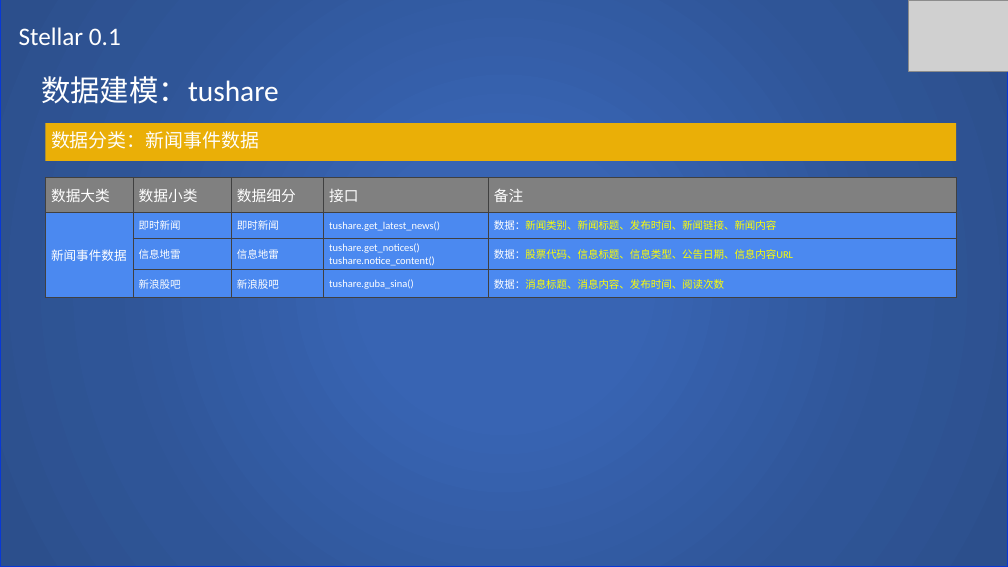
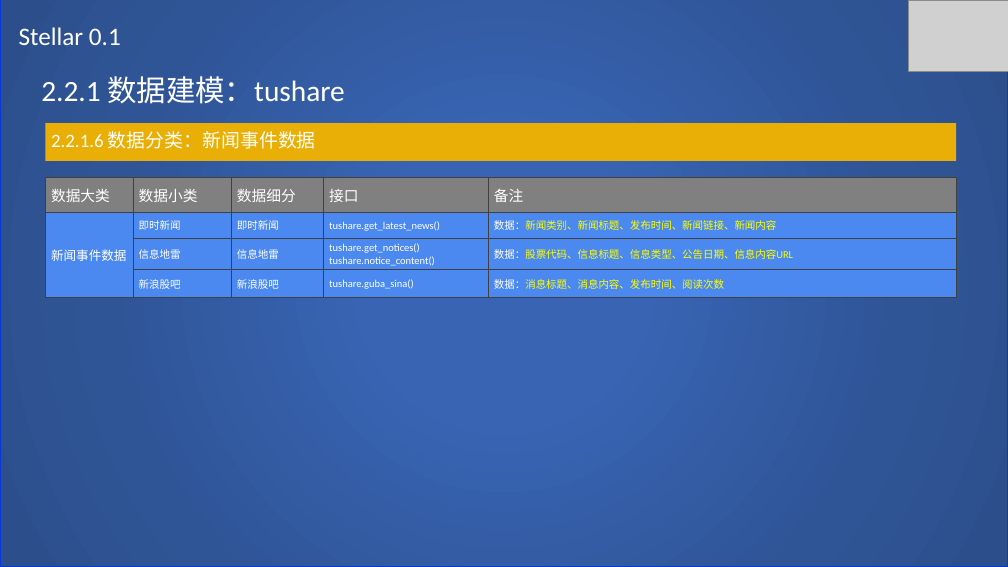
Before and after one commit to SCITLAS/Stellar, a slide deck: slide 16 of Stellar_0.1/documents/design.pptx. Drawn at 1008x567 pixels with LibreOffice and Linux fonts; fonts in the diff are those of the drawing; grey boxes stand for pictures. Boxes give left, top, right and bottom in pixels: in the first picture for what was removed or moved away, otherwise in the second. Text is boxed around its words. In the diff, an @@ line names an element or a change of style, - is before the commit and + after.

```diff
--- a/Stellar_0.1/documents/design.pptx
+++ b/Stellar_0.1/documents/design.pptx
@@ text at (41, 76, 344, 104): text changed @@
-数据建模：tushare
+2.2.1 数据建模：tushare
@@ text at (51, 131, 316, 149): text changed @@
-数据分类：新闻事件数据
+2.2.1.6 数据分类：新闻事件数据
```
Also in this commit, not shown: 21 other slides changed, 30 slides added, 1 other file.
